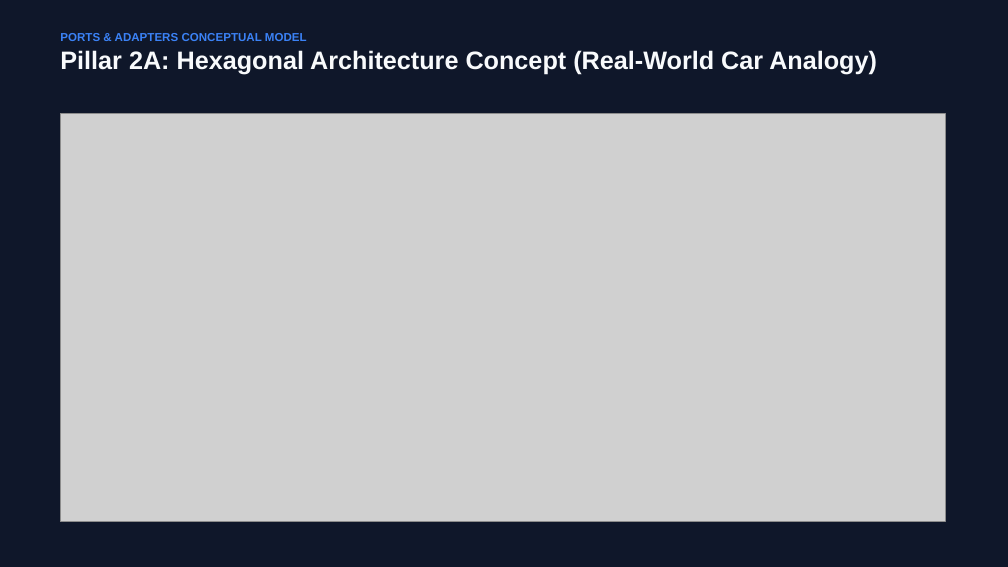
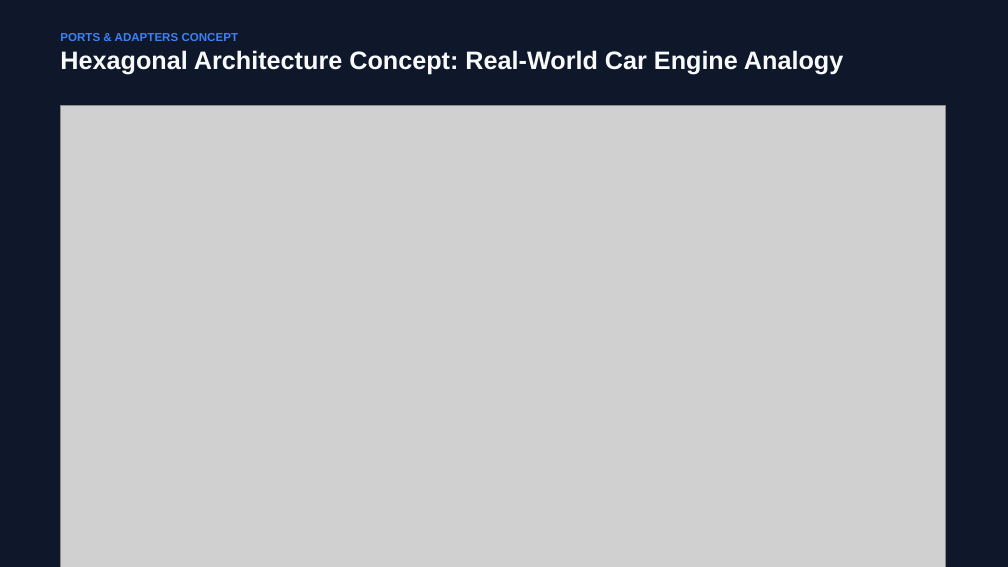
Before and after one commit to hykuBipin/DDD_HEXAGONAL_ARCHUNIT_NEW, a slide deck: slide 4 of Satellite_Architecture_DDD_Hexagonal_ArchUnit.pptx. Drawn at 1008x567 pixels with LibreOffice and Linux fonts; fonts in the diff are those of the drawing; grey boxes stand for pictures. Boxes give left, top, right and bottom in pixels: in the first picture for what was removed or moved away, otherwise in the second. Text is boxed around its words. In the diff, an @@ line names an element or a change of style, - is before the commit and + after.

Commit message:
docs: add HD diagram for Multi-Database Adapter Swapping Demo and update PPTX + README

```diff
--- a/Satellite_Architecture_DDD_Hexagonal_ArchUnit.pptx
+++ b/Satellite_Architecture_DDD_Hexagonal_ArchUnit.pptx
@@ text at (60, 33, 843, 74): text changed @@
-PORTS & ADAPTERS CONCEPTUAL MODEL
-Pillar 2A: Hexagonal Architecture Concept (Real-World Car Analogy)
+PORTS & ADAPTERS CONCEPT
+Hexagonal Architecture Concept: Real-World Car Engine Analogy
@@ picture: place and size @@
-picture at (60, 113, 945, 522)
+picture at (60, 106, 945, 567)
```
Also in this commit, not shown: 3 other slides changed, 3 slides added, 6 slides removed, 7 other files.
